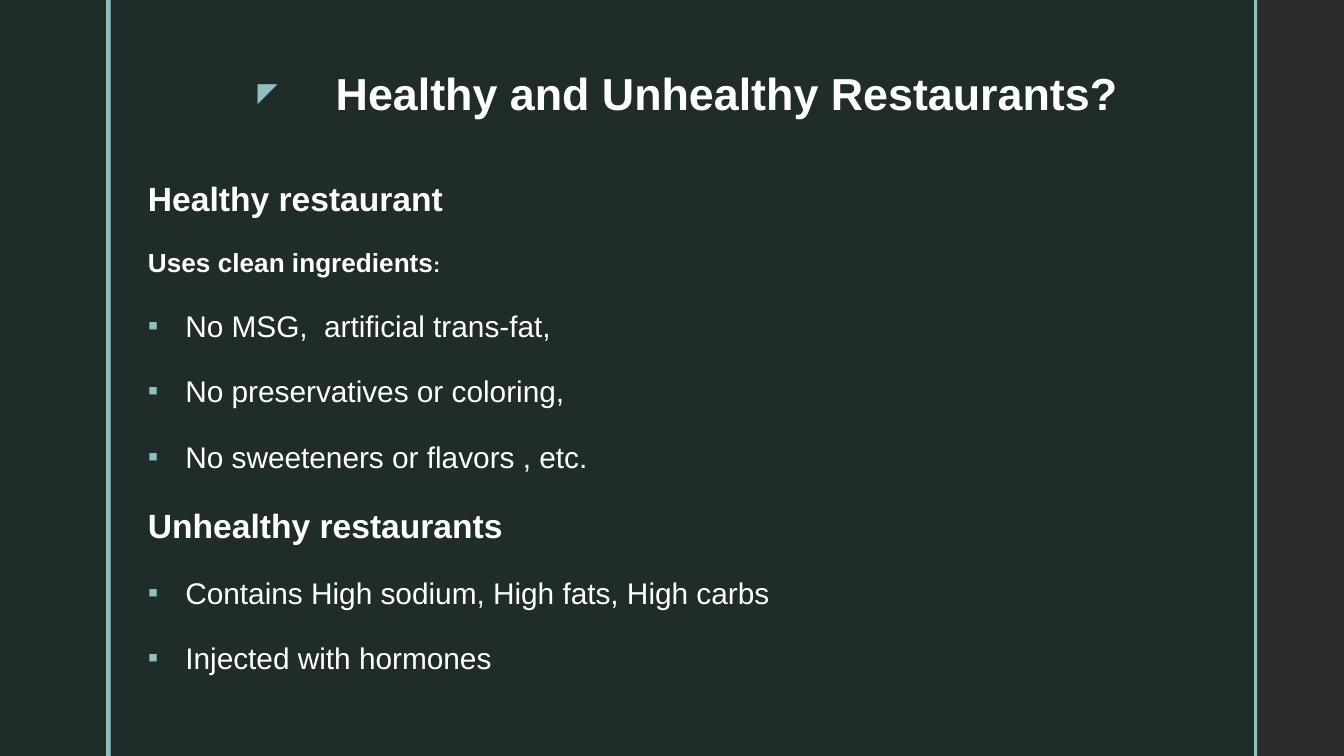
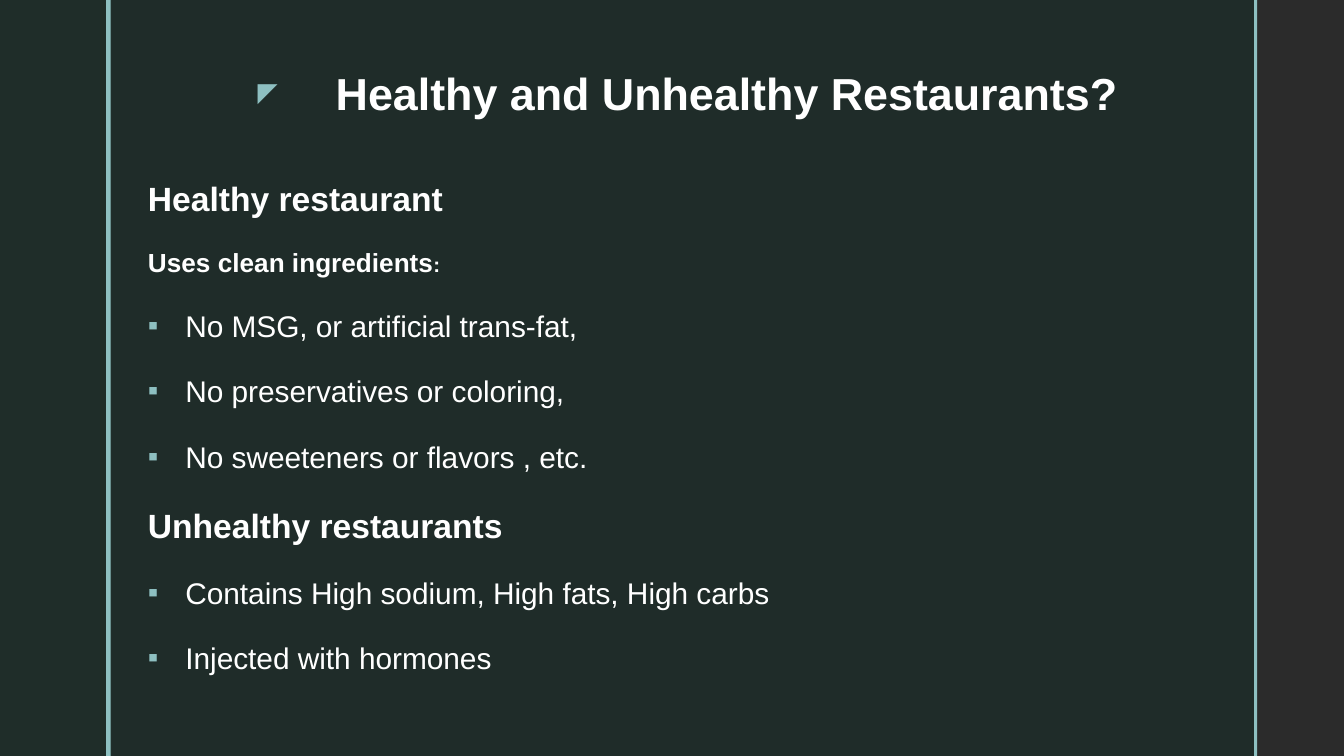
Before and after one commit to monikarutgers/Project_DataVizualization1, a slide deck: slide 3 of Restaurants vs Obesity Project.pptx. Drawn at 1344x756 pixels with LibreOffice and Linux fonts; fonts in the diff are those of the drawing; background and template pictures are left out; a plain dark background stands for a picture behind light text. Boxes give left, top, right and bottom in pixels: in the first picture for what was removed or moved away, otherwise in the second. Text is boxed around its words. In the diff, an @@ line names an element or a change of style, - is before the commit and + after.

```diff
--- a/Restaurants vs Obesity Project.pptx
+++ b/Restaurants vs Obesity Project.pptx
@@ text at (185,315,577,341): text changed @@
-▪ No MSG, artificial trans-fat,
+▪ No MSG, or artificial trans-fat,
```
Also in this commit, not shown: 2 other slides changed, 1 slide added, 2 other files.
